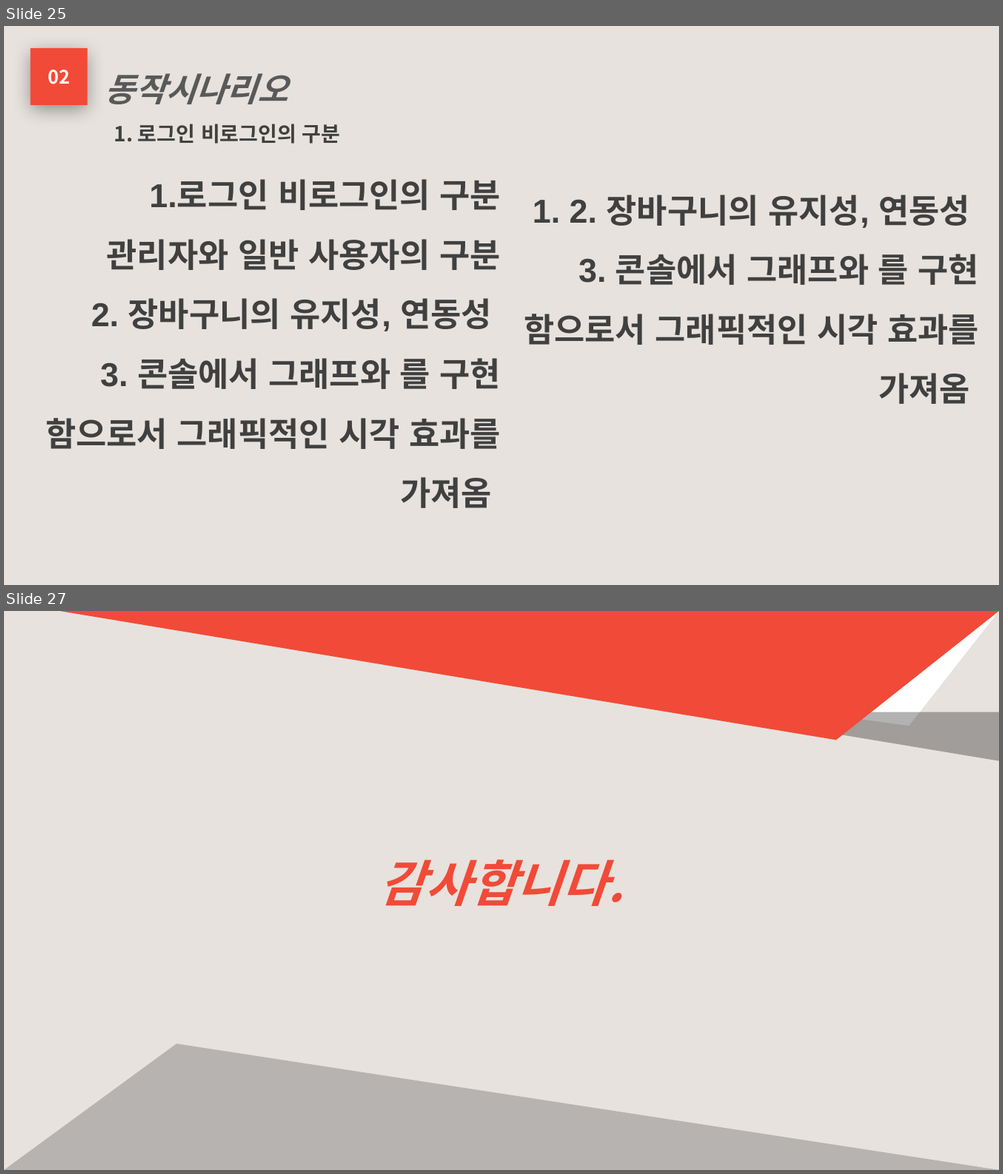
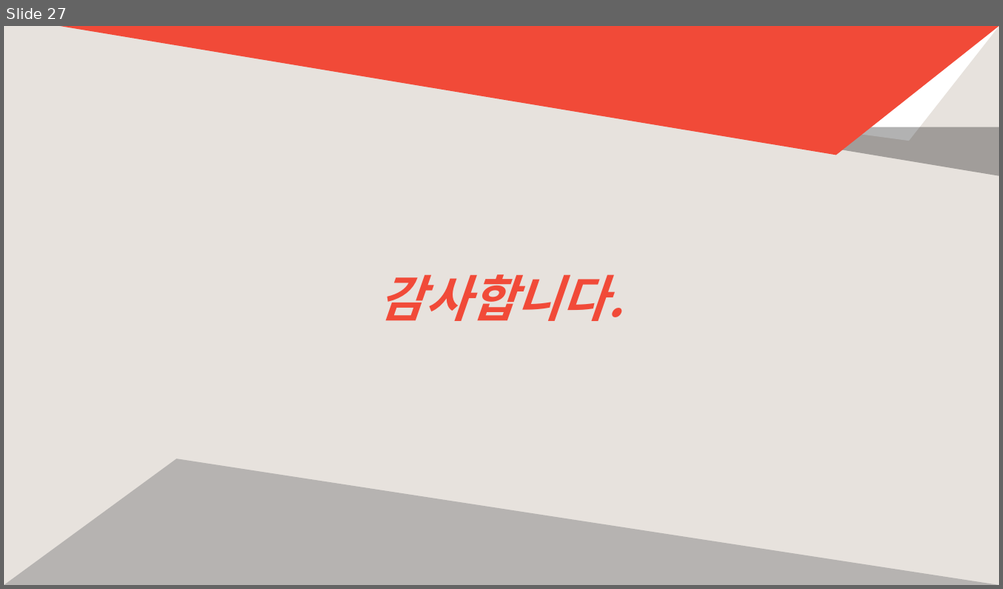
Before and after one commit to phoresis92/restaurant, a slide deck: 프로젝트 기획서/프로젝트 계획서.pptx. Shown one above the other, each under a label of ours: slides 25 and 27 before the commit, slide 27 after it; the slides between them are not shown. The pictures are 1003x1174 and 1003x589 pixels, drawn with LibreOffice and Linux fonts; fonts in the diff are those of the drawing. Boxes give left, top, right and bottom in pixels: in the first picture for what was removed or moved away, otherwise in the second. Text is boxed around its words. In the diff, an @@ line names an element or a change of style, - is before the commit and + after.

```diff
--- a/프로젝트 기획서/프로젝트 계획서.pptx
+++ b/프로젝트 기획서/프로젝트 계획서.pptx
@@ slide 25 removed at <box>4,26,999,585</box>, background #E7E2DD @@
@@ rectangle removed at <box>30,48,87,105</box> @@
-02
@@ text removed at <box>105,73,287,104</box> @@
-동작시나리오
@@ text removed at <box>114,124,341,144</box> @@
-1. 로그인 비로그인의 구분
@@ text removed at <box>45,179,501,508</box> @@
-1.로그인 비로그인의 구분
-관리자와 일반 사용자의 구분
-2. 장바구니의 유지성, 연동성
-3. 콘솔에서 그래프와 를 구현 함으로서 그래픽적인 시각 효과를 가져옴
@@ text removed at <box>523,195,979,404</box> @@
-1. 2. 장바구니의 유지성, 연동성
-3. 콘솔에서 그래프와 를 구현 함으로서 그래픽적인 시각 효과를 가져옴
```
Also in this commit, not shown: 23 slides changed, 2 slides added, 1 other slide removed, 5 other files.
